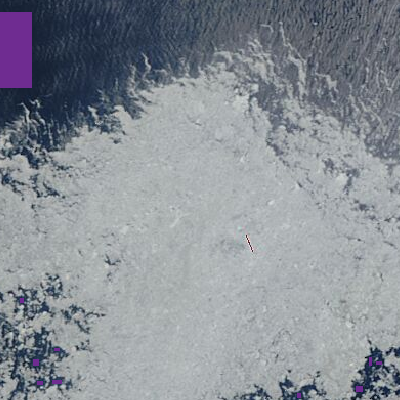
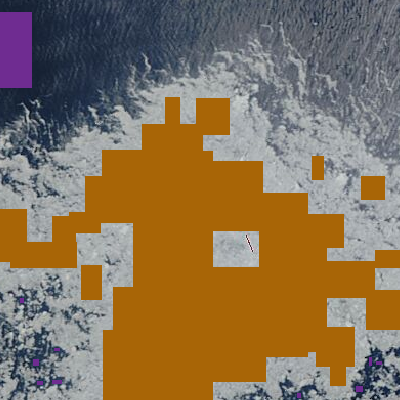
Two versions of the same layered image (400×400). Layer-by-layer changes:
added layer "ice samples" above "water samples" over [0, 97, 400, 400]
